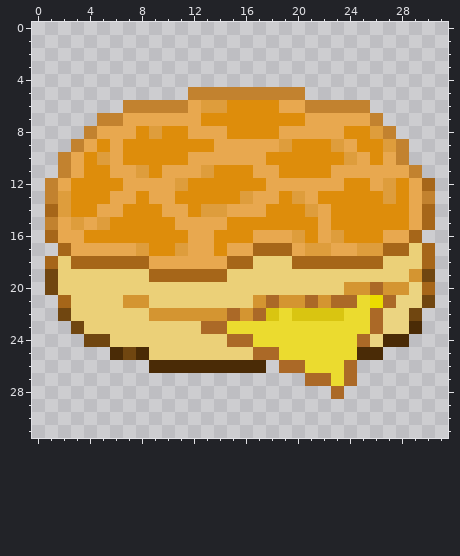
Pixel-art file -- 1-2-2023-pineapple-bun.aseprite. That is the earlier state.
32x32 pixels, 1 frame.
After:
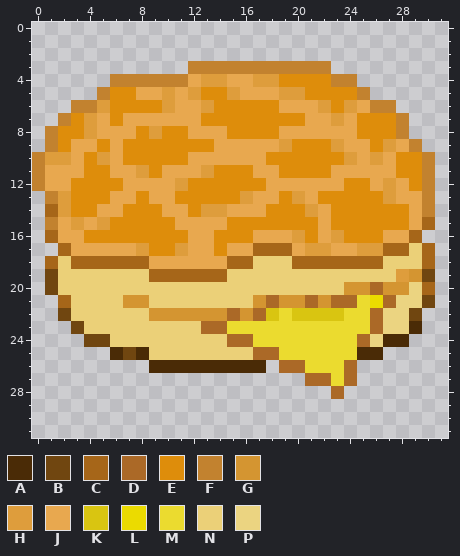
Palette (. is transparent): A #4a2b06  B #704610  C #a66619  D #ab6927  E #de8d0b  F #c2822f  G #d49531  H #de9d3c  J #e8a84f  K #d9c511  L #ebdb00  M #ebdb2f  N #ebd078  P #ebd481
Message: pineapple bun modification: make crust puffier
Difference:
{"where": "layers \"Layer 2\", \"Layer 1\""}
{"y":3,"x":12,"old":"...........","new":"FFFFFFFFFFF"}
{"y":4,"x":6,"old":"...................","new":"FFFFFFJHHJJHHEEEEFF"}
{"y":5,"x":5,"old":".......FFFFFFFFF.....","new":"FEEJJHJHEEHJJJHHEEEEF"}
{"y":6,"x":3,"old":"....FFFFF","new":"FFHEEEEHJ"}
{"y":6,"x":14,"old":"H","new":"E"}
{"y":6,"x":21,"old":"FFFFF..","new":"JHEHJFF"}
{"y":7,"x":2,"old":"...FF","new":"FEHJE"}
{"y":7,"x":23,"old":"J","new":"H"}
{"y":7,"x":25,"old":"JF..","new":"EEEF"}
{"y":8,"x":1,"old":"...F","new":"FEEH"}
{"y":8,"x":24,"old":"E","new":"J"}
{"y":8,"x":26,"old":"HF.","new":"EEF"}
{"y":9,"x":1,"old":"..F","new":"FEJ"}
{"y":9,"x":25,"old":"E","new":"J"}
{"y":9,"x":28,"old":"F.","new":"JF"}
{"y":10,"x":0,"old":"..F","new":"FHH"}
{"y":10,"x":26,"old":"E","new":"H"}
{"y":10,"x":28,"old":"F..","new":"EEF"}
{"y":11,"x":0,"old":"..F","new":"FJJ"}
{"y":11,"x":28,"old":"JF.","new":"EEF"}
{"y":12,"x":0,"old":".F","new":"FJ"}
{"y":12,"x":28,"old":"EJC","new":"JEF"}
{"y":13,"x":28,"old":"E","new":"J"}
{"y":14,"x":30,"old":"C","new":"F"}
{"y":19,"x":28,"old":"N","new":"H"}
